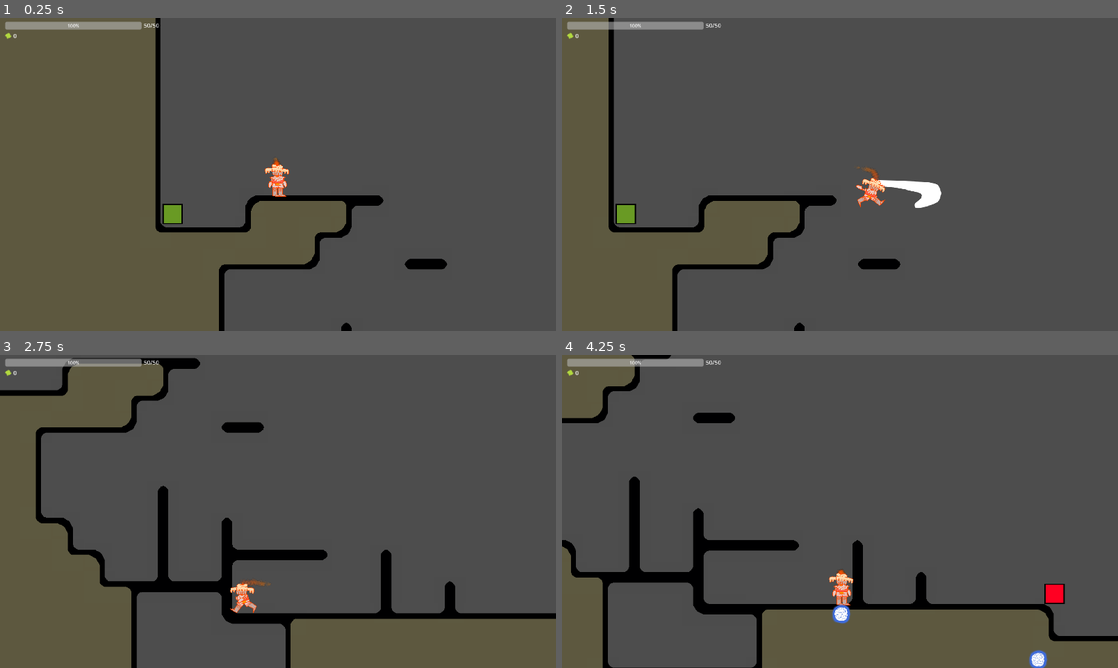
Above: before the commit, frames 1-4 (two rows, left to right).
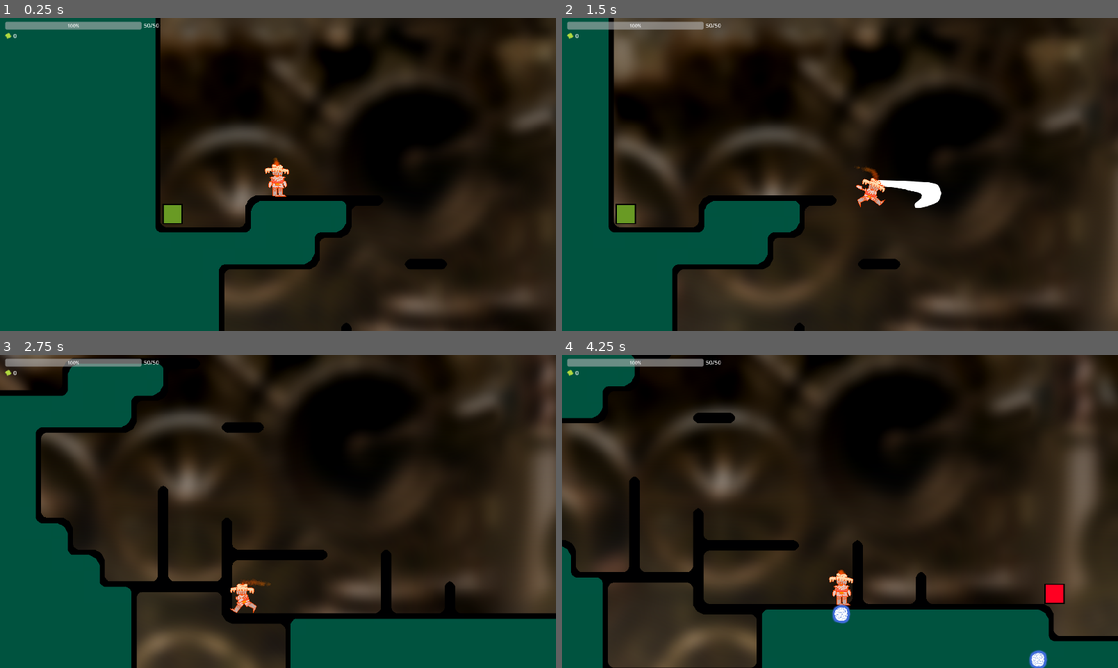
Above: after the commit, the same moments.

Repository: FlapjackPlop/WIW
Game: Godot game, scene res://Scenes/test_world.tscn
The game is run twice, just before and just after one commit, with the same random seed, the same clock (stepped at 60 frames per second) and the same inputs. The project has no main scene, so this scene is started directly.
Inputs (mouse positions are in pixels of both pictures, inside the frame that each line leads up to):
- Up to frame 1 (0.25 s): no input
- Up to frame 2 (1.5 s): move the mouse to (962, 158) at 0.52 s; press the mouse at (962, 158) at 0.53 s; hold D (right) from 0.53 s (still down); tap Space (jump) at 0.77 s; move the mouse to (728, 190) at 1.27 s; release the mouse at (728, 190) at 1.28 s; click (728, 190) at 1.35 s
- Up to frame 3 (2.75 s): tap Space (jump) at 1.52 s; move the mouse to (333, 442) at 2.02 s; release D (right) at 2.03 s; press the mouse at (333, 442) at 2.03 s; hold A (left) from 2.03 s (still down)
- Up to frame 4 (4.25 s): move the mouse to (812, 574) at 2.77 s; release A (left) at 2.78 s; release the mouse at (812, 574) at 2.78 s; hold D (right) from 2.78 s (still down); click (812, 574) at 2.85 s; tap Space (jump) at 3.02, 3.77 s; move the mouse to (1006, 558) at 3.52 s; press the mouse at (1006, 558) at 3.53 s

The runs differ from the first frame. In frame 1, 96% of the frame differs, in the area x 0-100%, y 0-100%; in frame 2, 95%; in frame 3, 91%; in frame 4, 91%.

Commit message:
Added background parallax

Diff:
--- a/Game/Scenes/test_world.tscn
+++ b/Game/Scenes/test_world.tscn
@@ -14,6 +14,7 @@
 [ext_resource type="Texture2D" uid="uid://bf38wm8k1tp5j" path="res://Art/Placeholder/CandleBoy/Body.png" id="6_42gg4"]
 [ext_resource type="Texture2D" uid="uid://dxeympqpd5kqq" path="res://Art/Placeholder/SwordSwing.png" id="9_omo67"]
 [ext_resource type="PackedScene" uid="uid://0iwpktjqcmmd" path="res://Prefabs/crawler.tscn" id="10_i18bl"]
+[ext_resource type="Texture2D" uid="uid://8hnjxmteogwt" path="res://Art/Placeholder/Background.png" id="15_87a7d"]
 
 [sub_resource type="TileSetAtlasSource" id="TileSetAtlasSource_f8dsx"]
 resource_name = "Ground"
@@ -1112,7 +1113,7 @@
 texture = ExtResource("3_k82fe")
 
 [node name="TileMap" type="TileMap" parent="."]
-modulate = Color(0.364706, 0.729412, 1, 1)
+modulate = Color(0, 0.682353, 1, 1)
 tile_set = SubResource("TileSet_u0ls2")
 format = 2
 layer_0/tile_data = PackedInt32Array(1310776, 589824, 2, 1245240, 589824, 2, 1179704, 589824, 2, 1114168, 589824, 2, 10 …(35744 unchanged characters)…
@@ -1585,6 +1586,17 @@
 
 [node name="Crawler3" parent="." instance=ExtResource("10_i18bl")]
 position = Vector2(6429, 707)
+
+[node name="Background" type="ParallaxBackground" parent="."]
+
+[node name="ParallaxLayer" type="ParallaxLayer" parent="Background"]
+motion_scale = Vector2(0.3, 0.3)
+motion_mirroring = Vector2(1935, 1210.45)
+
+[node name="Sprite2D" type="Sprite2D" parent="Background/ParallaxLayer"]
+position = Vector2(960, 540)
+scale = Vector2(2.15, 2.15)
+texture = ExtResource("15_87a7d")
 
 [connection signal="body_entered" from="Player/Area" to="Player" method="_on_area_body_entered"]
 [connection signal="body_exited" from="Player/Area" to="Player" method="_on_area_body_exited"]
--- a/Game/project.godot
+++ b/Game/project.godot
@@ -22,6 +22,7 @@
 
 window/size/viewport_width=1920
 window/size/viewport_height=1080
+window/size/mode=3
 window/stretch/mode="viewport"
 
 [input]
Binary file added: Game/Art/Placeholder/Background.png
Not shown, added: Game/Art/Placeholder/Background.png.import
Not shown: 1 places in Game/Scenes/test_world.tscn that only renumber resources
